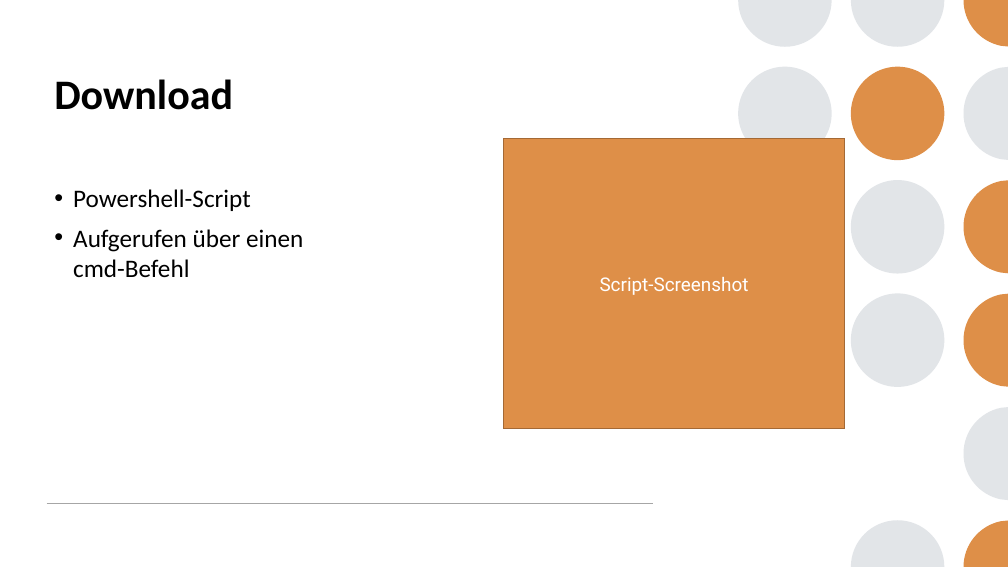
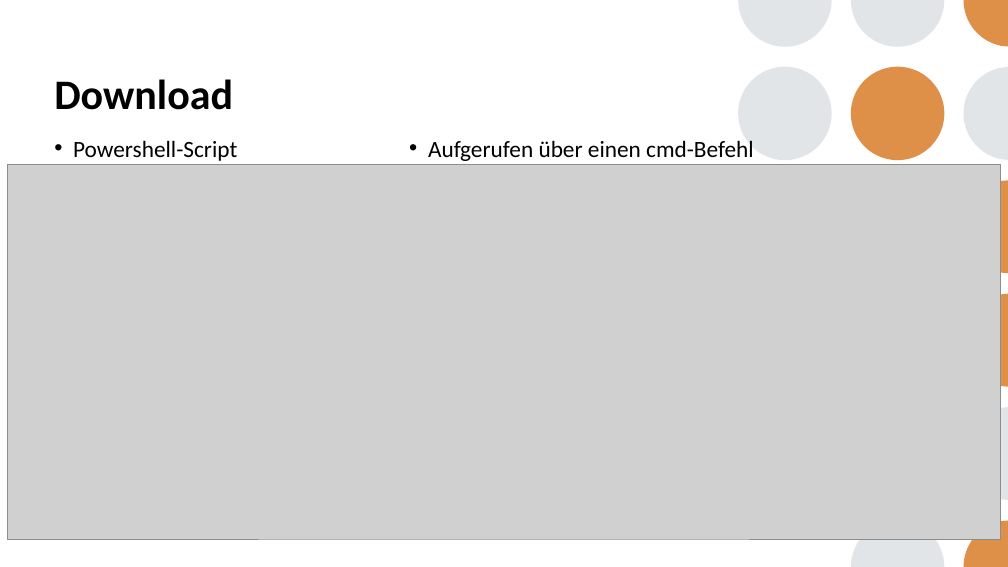
Before and after one commit to AllieW99/Feinstaubstation, a slide deck: slide 3 of Documentation/Abschlusspräsentation.pptx. Drawn at 1008x567 pixels with LibreOffice and Linux fonts; fonts in the diff are those of the drawing; grey boxes stand for pictures. Boxes give left, top, right and bottom in pixels: in the first picture for what was removed or moved away, otherwise in the second. Text is boxed around its words. In the diff, an @@ line names an element or a change of style, - is before the commit and + after.

Commit message:
finished presentation

```diff
--- a/Documentation/Abschlusspräsentation.pptx
+++ b/Documentation/Abschlusspräsentation.pptx
@@ text "Powershell-Script": place and size @@
-text "Powershell-Script" at [73, 189, 303, 277]
+text "Powershell-Script" at [73, 140, 754, 161]
@@ text "Powershell-Script" at [73, 140, 754, 161]: size 24 to 22.2 pt; columns 1 to 2 @@
@@ rectangle removed at [504, 138, 845, 429] @@
-Script-Screenshot
@@ picture added at [7, 165, 1000, 539] @@
@@ ellipse removed at [851, 180, 944, 274] @@
@@ ellipse removed at [851, 293, 944, 387] @@
@@ line removed from (47, 504) to (653, 504) @@
```
Also in this commit, not shown: 4 other slides changed.
